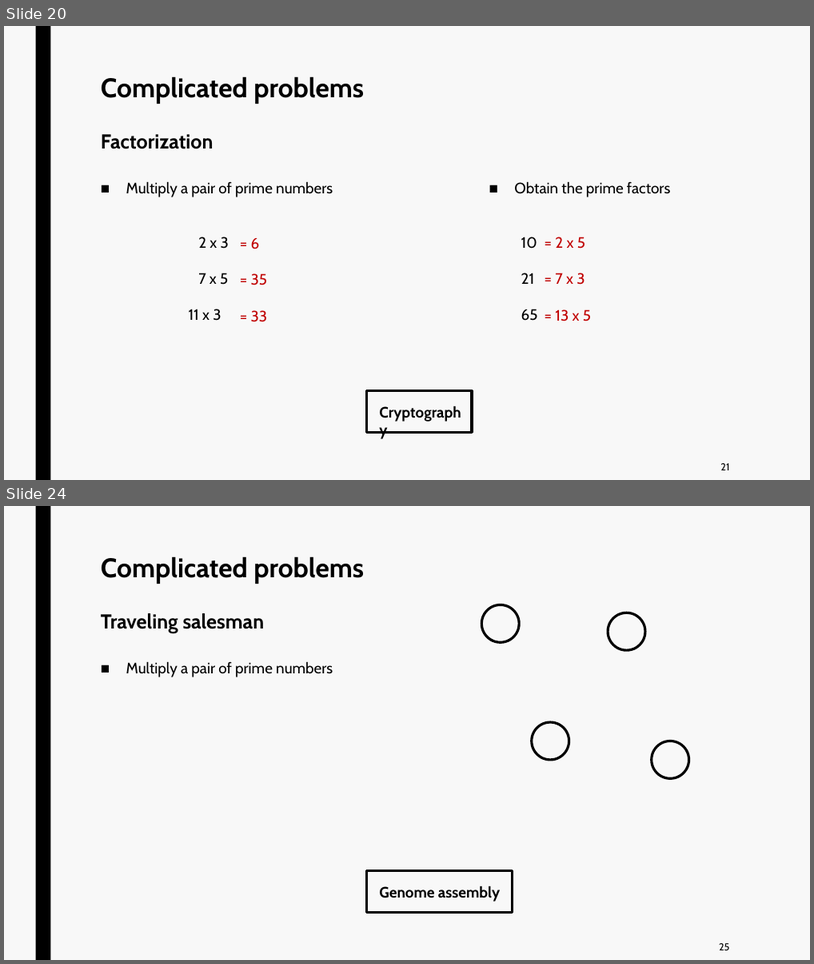
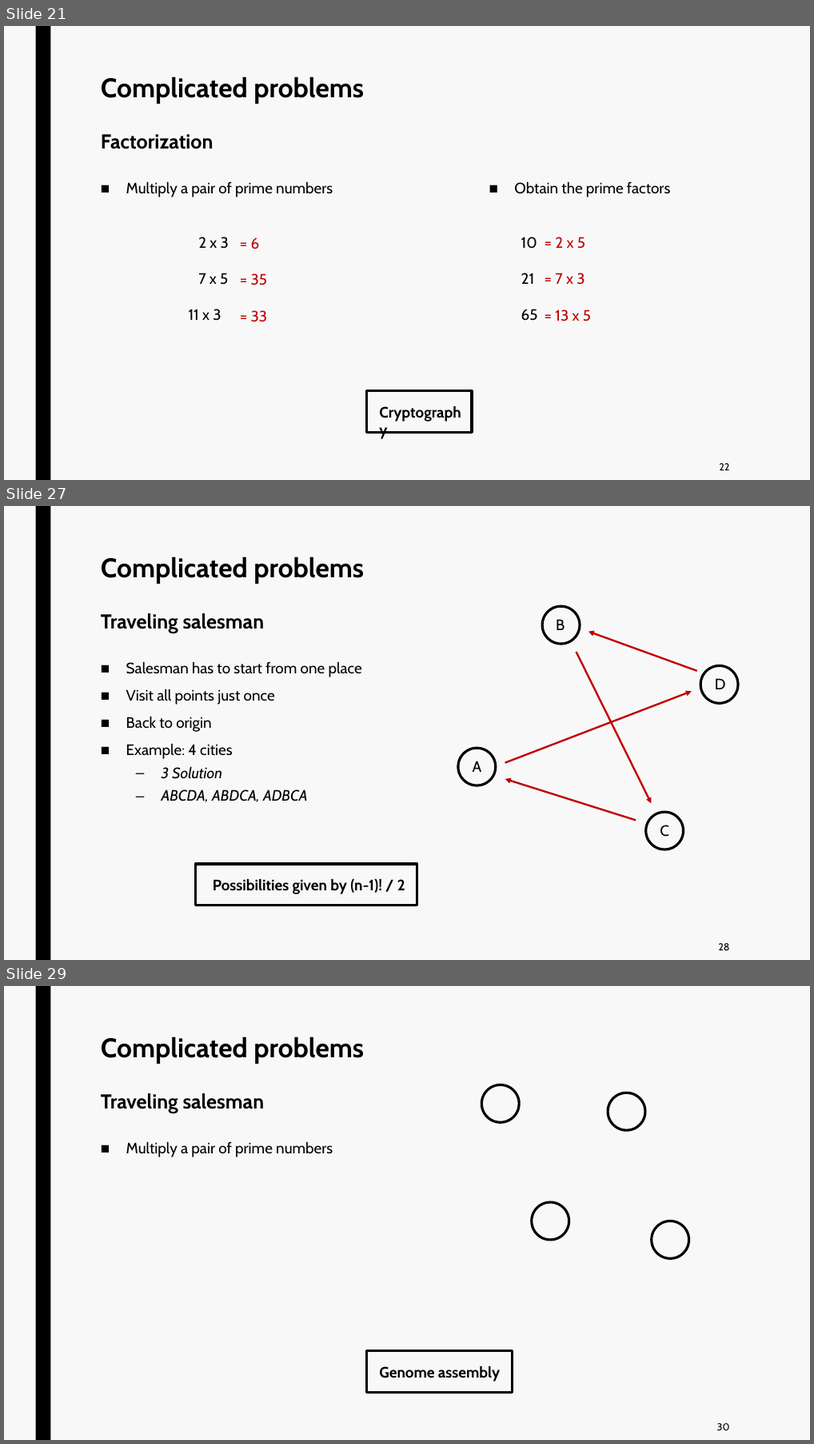
Before and after one commit to jurtasun/presentations, a slide deck: 202306_LMS_Complexity/202306_LMS_Complexity.ppt. Shown one above the other, each under a label of ours: slides 20 and 24 before the commit, slides 21, 27 and 29 after it; the slides between them are not shown. The pictures are 814x964 and 814x1444 pixels, drawn with LibreOffice and Linux fonts; fonts in the diff are those of the drawing. Boxes give left, top, right and bottom in pixels: in the first picture for what was removed or moved away, otherwise in the second. Text is boxed around its words. In the diff, an @@ line names an element or a change of style, - is before the commit and + after.

```diff
--- a/202306_LMS_Complexity/202306_LMS_Complexity.ppt
+++ b/202306_LMS_Complexity/202306_LMS_Complexity.ppt
@@ slide 27 added at <box>4,506,810,960</box>, background #F8F8F8; not listed: 1 template element that a slide beside it also shows @@
@@ title added at <box>101,556,364,633</box>, 32 pt, text #000000, bold @@
+Complicated problems
+Traveling salesman
@@ ellipse added at <box>542,607,580,644</box>, outline #000000 3 pt @@
@@ text added at <box>556,619,565,630</box>, 18 pt, text #000000 @@
+B
@@ arrow added from (698, 671) to (589, 632), #C00000 2.25 pt @@
@@ text added at <box>126,661,362,802</box>, 18 pt, text #000000 @@
+■ Salesman has to start from one place
+■ Visit all points just once
+■ Back to origin
+■ Example: 4 cities
+  – 3 Solution
+  – ABCDA, ABDCA, ADBCA
@@ arrow added from (577, 652) to (652, 803), #C00000 2.25 pt @@
@@ ellipse added at <box>701,666,738,704</box>, outline #000000 3 pt @@
@@ arrow added from (506, 763) to (692, 691), #C00000 2.25 pt @@
@@ text added at <box>715,678,726,689</box>, 18 pt, text #000000 @@
+D
@@ ellipse added at <box>458,748,496,785</box>, outline #000000 3 pt @@
@@ text added at <box>473,760,482,772</box>, 18 pt, text #000000 @@
+A
@@ arrow added from (636, 820) to (506, 779), #C00000 2.25 pt @@
@@ ellipse added at <box>646,812,684,849</box>, outline #000000 3 pt @@
@@ text added at <box>660,824,670,836</box>, 18 pt, text #000000 @@
+C
@@ rectangle added at <box>195,864,417,904</box>, outline #000000 3 pt @@
@@ text added at <box>213,878,406,894</box>, 18 pt, text #000000, bold @@
+Possibilities given by (n-1)! / 2
@@ page number added at <box>718,943,730,950</box>, 12 pt, text #000000 @@
+28
@@ what was slide 20 is now slide 21 @@
@@ page number at <box>719,463,730,470</box>: text changed @@
-21
+22
@@ what was slide 24 is now slide 29 @@
@@ page number at <box>718,1423,730,1430</box>: text changed @@
-25
+30
```
Also in this commit, not shown: 2 slides changed, 7 other slides added, 3 slides removed.
